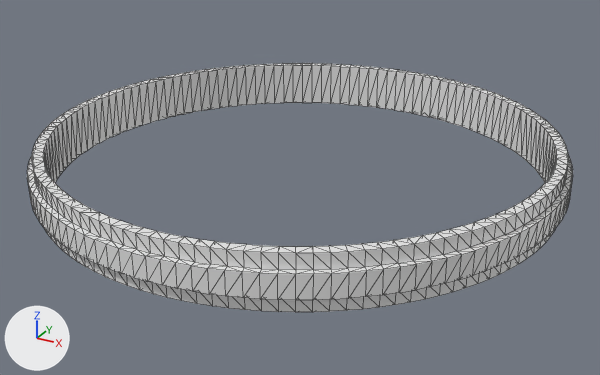
A saved change to the OBJ model cosmodrone/assets/station-parts/platform_ring.obj.
The view is the same before and after, from a 50 mm camera at (1.472, -2.676, 1.196) aimed at (0.025, -0.046, -0.119). Every picture has the same lights, and +X, +Y and +Z are marked at lower left. Mesh edges are drawn as thin lines. Where no turn or scale is listed for an object, it has been applied to the vertices.

Objects in the first picture: 'Platform_Ring_Cylinder.100'.
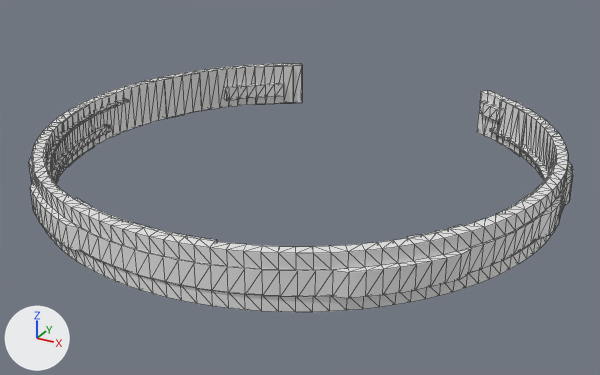
Changed parts and their boxes (x1, y1, x2, y2) in the pictures (600 x 375 px; the box of a moved part takes in the faces that stretch with it):
```json
{"object": "Platform_Ring_Cylinder.100", "change": "reshaped", "before": [27, 63, 573, 312], "after": [29, 63, 573, 312]}
{"part": 1, "of": "me_platform_ring_cylinder_100", "change": "added", "after": [489, 128, 548, 180]}
{"part": 2, "of": "me_platform_ring_cylinder_100", "change": "added", "after": [47, 99, 129, 182]}
{"part": 3, "of": "me_platform_ring_cylinder_100", "change": "added", "after": [52, 124, 111, 183]}
{"part": 4, "of": "me_platform_ring_cylinder_100", "change": "added", "after": [225, 83, 284, 101]}
{"part": 5, "of": "me_platform_ring_cylinder_100", "change": "added", "after": [479, 102, 502, 122]}
{"part": 6, "of": "me_platform_ring_cylinder_100", "change": "cut back", "before": [293, 63, 572, 165], "after": [255, 63, 572, 165]}
{"part": 7, "of": "me_platform_ring_cylinder_100", "change": "built on", "before": [27, 163, 35, 208], "after": [29, 73, 202, 188]}
{"part": 8, "of": "me_platform_ring_cylinder_100", "change": "moved or reshaped", "before": [66, 223, 349, 300], "after": [66, 198, 349, 298]}
{"part": 9, "of": "me_platform_ring_cylinder_100", "change": "built on", "before": [457, 180, 572, 280], "after": [407, 163, 572, 280]}
```

Scene script edits in JSON lines:
```json
{"block": "me_platform_ring_cylinder_100", "where": "# used by ob_platform_ring_cylinder_100; location = (0.0, 0.0, 0.0)"}
{"op": "remove", "block": "me_platform_ring_cylinder_100", "code": "me_platform_ring_cylinder_100.from_pydata(...)  # 1024 vertices, 2048 faces; spans x -1.02..1.02, y -1.02..1.02, z -0.1..0.1"}
{"op": "add", "block": "me_platform_ring_cylinder_100", "code": "me_platform_ring_cylinder_100.from_pydata(...)  # 1504 vertices, 2976 faces; spans x -1.01..1.02, y -1.0..0.88, z -0.1..0.1"}
{"block": "me_platform_ring_cylinder_100", "change": "me_platform_ring_cylinder_100 part 1: a new loose piece of 130 vertices spanning x 0.53..0.97, y -0.34..0.8, z -0.06..-0.01"}
{"block": "me_platform_ring_cylinder_100", "change": "me_platform_ring_cylinder_100 part 2: a new loose piece of 116 vertices spanning x -0.97..-0.33, y -0.91..0.1, z 0.04..0.06"}
{"block": "me_platform_ring_cylinder_100", "change": "me_platform_ring_cylinder_100 part 3: a new loose piece of 60 vertices spanning x -0.97..-0.73, y -0.61..-0.03, z -0.06..-0.03"}
{"block": "me_platform_ring_cylinder_100", "change": "me_platform_ring_cylinder_100 part 4: a new loose piece of 36 vertices spanning x -0.76..-0.52, y 0.59..0.81, z -0.06..0.01"}
{"block": "me_platform_ring_cylinder_100", "change": "me_platform_ring_cylinder_100 part 5: a new loose piece of 20 vertices spanning x 0.46..0.6, y 0.74..0.85, z 0.0..0.06"}
{"block": "me_platform_ring_cylinder_100", "change": "me_platform_ring_cylinder_100 part 6: 18 vertices moved from x -0.69..0.96, y 0.34..0.9, z -0.1..0.04 to x -0.68..0.95, y 0.34..0.88, z -0.04..0.04; 184 vertices removed from x -0.76..0.96, y 0.34..1.02, z -0.1..0.1; 52 vertices added at x -0.75..0.95, y 0.34..0.88, z -0.1..0.1"}
{"block": "me_platform_ring_cylinder_100", "change": "me_platform_ring_cylinder_100 part 7: 2 vertices moved from x -0.99, y -0.25, z -0.04..0.04 to x -0.97, y -0.25, z -0.04..0.04; 28 vertices removed from x -1.02..-0.65, y -0.79..0.15, z -0.04..0.04; 68 vertices added at x -1.01..-0.57, y -0.78..0.49, z -0.1..0.1"}
{"block": "me_platform_ring_cylinder_100", "change": "me_platform_ring_cylinder_100 part 8: 12 vertices moved from x -0.25..0.57, y -1.01..-0.85, z -0.04..0.04 to x -0.25..0.56, y -1.0..-0.83, z -0.04..0.04; 24 vertices removed from x -0.2..0.57, y -1.02..-0.85, z -0.04..0.04; 50 vertices added at x -0.32..0.56, y -1.0..-0.83, z -0.1..0.1"}
{"block": "me_platform_ring_cylinder_100", "change": "me_platform_ring_cylinder_100 part 9: 9 vertices moved from x 0.88..1.02, y -0.53..0.05, z -0.04..0.04 to x 0.86..1.01, y -0.52..0.05, z -0.04..0.04; 13 vertices removed from x 0.88..1.02, y -0.53..0.1, z -0.04..0.04; 45 vertices added at x 0.7..1.01, y -0.64..0.14, z -0.1..0.1"}
```
